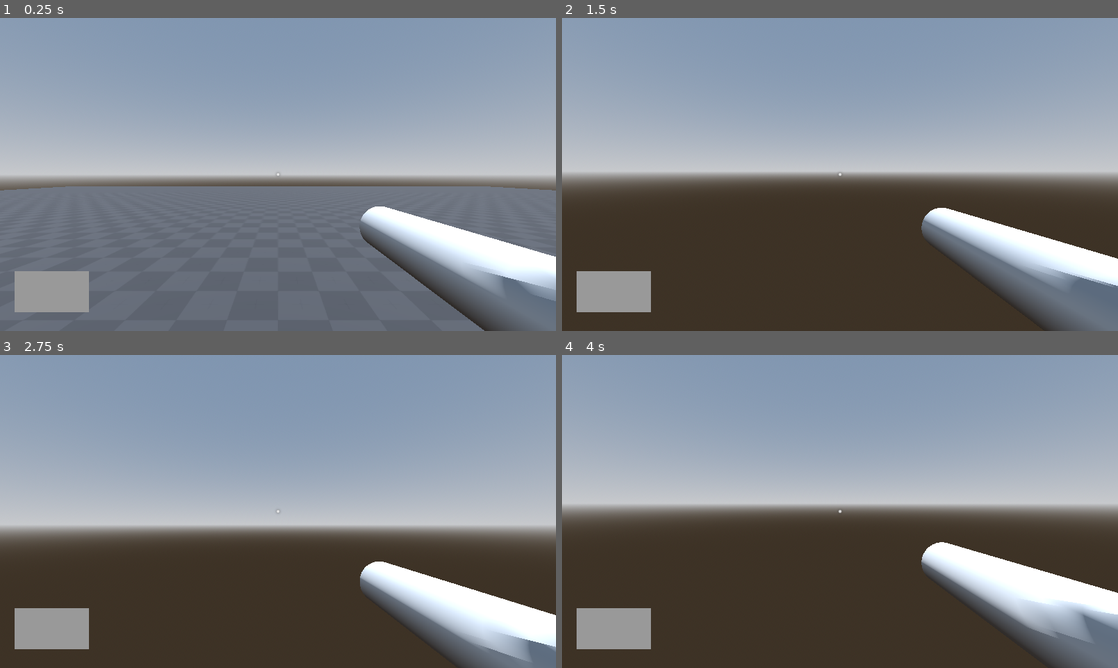
Above: before the commit, frames 1-4 (two rows, left to right).
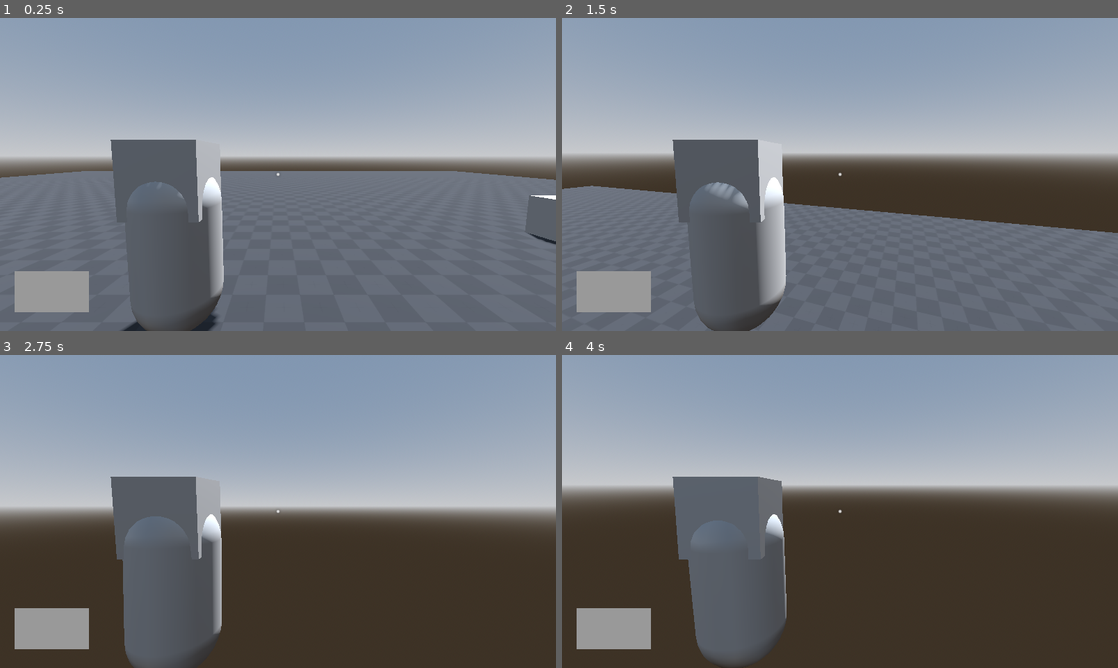
Above: after the commit, the same moments.

Repository: piksalchaos/spadooshka
Game: Godot game, scene res://scenes/test_world.tscn
Two runs of this game, one before a commit and one after it. Both use one fixed random seed, a clock stepped at 60 frames per second and the inputs below.
Inputs (mouse positions are in pixels of both pictures, inside the frame that each line leads up to):
- Up to frame 1 (0.25 s): no input
- Up to frame 2 (1.5 s): move the mouse to (867, 174) at 0.52 s; hold W (forward) from 0.53 s (still down); tap Shift (dash) at 0.6 s; tap Space (jump) at 0.77, 1.07 s; tap E (interact) at 0.8, 1.35 s; move the mouse to (812, 174) at 1.27 s
- Up to frame 3 (2.75 s): keep holding W (forward); tap Space (jump) at 1.52, 1.55, 1.82 s; move the mouse to (289, 505) at 2.02 s; hold Space (jump) from 2.03 s (still down); tap Shift (dash) at 2.3 s
- Up to frame 4 (4 s): keep holding W (forward); move the mouse to (834, 517) at 2.77 s; release Space (jump) at 2.78 s; tap Shift (dash) at 2.85 s; tap Space (jump) at 3.02, 3.32 s; tap E (interact) at 3.05, 3.6 s; move the mouse to (878, 514) at 3.52 s; hold Space (jump) from 3.53 s (still down)

The runs differ from the first frame. In frame 1, 20% of the frame differs, in the area x 0-100%, y 38-100%; in frame 2, 45%; in frame 3, 25%; in frame 4, 26%.

Commit message:
3rd person camera

Diff:
--- a/scenes/player.gd
+++ b/scenes/player.gd
@@ -1,8 +1,9 @@
 class_name Player extends CharacterBody3D
 
-@onready var camera: Camera3D = $Camera
+@onready var head: Node3D = $Head
+@onready var camera: Camera3D = $Head/Camera
 @onready var animation_player: AnimationPlayer = $AnimationPlayer
-@onready var interact_cast: RayCast3D = $Camera/InteractCast
+@onready var interact_cast: RayCast3D = $Head/Camera/InteractCast
 @onready var speed_boost_timer: Timer = $SpeedBoostTimer
 @onready var dash_timer: Timer = $DashTimer
 @onready var dash_cooldown_timer: Timer = $DashCooldownTimer
@@ -34,17 +35,17 @@
 func _unhandled_input(event: InputEvent) -> void:
 	if event is InputEventMouseMotion:
 		rotate_y(-event.relative.x * MOUSE_SENSITIVITY)
-		camera.rotate_x(-event.relative.y * MOUSE_SENSITIVITY)
-		camera.rotation.x = clamp(camera.rotation.x, -PI/2, PI/2)
+		head.rotate_x(-event.relative.y * MOUSE_SENSITIVITY)
+		head.rotation_degrees.x = clamp(head.rotation_degrees.x, -60, 60)
+
+	if event.is_action_pressed("jump"):
+		jump()
 
 	if event.is_action_pressed("shoot"):
 		play_shoot_effects()
 
 	if event.is_action_pressed("use_item") and items.size() > 0:
 		call(items[selected_item_slot].player_function_name)
-
-	if event.is_action_pressed("jump"):
-		jump()
 
 	if items.size() > 0:
 		if event.is_action_pressed("item_slot_right"):
@@ -74,21 +75,16 @@
 
 	if not is_dashing:
 		if direction:
-			velocity.x = lerp(velocity.x, direction.x * 100, ACCELERATION * delta)
-			velocity.z =  lerp(velocity.z, direction.z * 100, ACCELERATION * delta)
+			velocity.x = lerp(velocity.x, direction.x * speed, ACCELERATION * delta)
+			velocity.z =  lerp(velocity.z, direction.z * speed, ACCELERATION * delta)
 		else:
 			velocity.x = lerp(velocity.x, 0.0, FRICTION * delta)
 			velocity.z = lerp(velocity.z, 0.0, FRICTION * delta)
 
-	# press dash
-	if Input.is_action_just_pressed("dash"):
-		if can_dash:
-			is_dashing = true
-			var dash_direction := camera.global_transform.basis.z * -1
-			velocity = dash_direction * DASH_SPEED
-			dash_timer.start()
-			can_dash = false
+	if Input.is_action_just_pressed("dash") and can_dash:
+		dash()
 
+	# animation
 	if animation_player.current_animation == "shoot":
 		pass
 	elif input_dir != Vector2.ZERO and is_on_floor():
@@ -114,6 +110,12 @@
 		dir.y = WALL_JUMP_Y_DIRECTION
 		velocity = dir * WALL_JUMP_VELOCITY
 
+func dash():
+	is_dashing = true
+	var dash_direction := camera.global_transform.basis.z * -1
+	velocity = dash_direction * DASH_SPEED
+	dash_timer.start()
+	can_dash = false
 
 func _on_speed_boost_timer_timeout() -> void:
 	is_speed_boosted = false
--- a/scenes/player.tscn
+++ b/scenes/player.tscn
@@ -7,7 +7,7 @@
 tracks/0/type = "value"
 tracks/0/imported = false
 tracks/0/enabled = true
-tracks/0/path = NodePath("Camera/Gun:position")
+tracks/0/path = NodePath("Head/Camera/Gun:position")
 tracks/0/interp = 1
 tracks/0/loop_wrap = true
 tracks/0/keys = {
@@ -19,7 +19,7 @@
 tracks/1/type = "value"
 tracks/1/imported = false
 tracks/1/enabled = true
-tracks/1/path = NodePath("Camera/Gun:rotation")
+tracks/1/path = NodePath("Head/Camera/Gun:rotation")
 tracks/1/interp = 1
 tracks/1/loop_wrap = true
 tracks/1/keys = {
@@ -36,7 +36,7 @@
 tracks/0/type = "value"
 tracks/0/imported = false
 tracks/0/enabled = true
-tracks/0/path = NodePath("Camera/Gun:position")
+tracks/0/path = NodePath("Head/Camera/Gun:position")
 tracks/0/interp = 1
 tracks/0/loop_wrap = true
 tracks/0/keys = {
@@ -48,7 +48,7 @@
 tracks/1/type = "value"
 tracks/1/imported = false
 tracks/1/enabled = true
-tracks/1/path = NodePath("Camera/Gun:rotation")
+tracks/1/path = NodePath("Head/Camera/Gun:rotation")
 tracks/1/interp = 1
 tracks/1/loop_wrap = true
 tracks/1/keys = {
@@ -65,7 +65,7 @@
 tracks/0/type = "value"
 tracks/0/imported = false
 tracks/0/enabled = true
-tracks/0/path = NodePath("Camera/Gun:position")
+tracks/0/path = NodePath("Head/Camera/Gun:position")
 tracks/0/interp = 1
 tracks/0/loop_wrap = true
 tracks/0/keys = {
@@ -82,7 +82,7 @@
 tracks/0/type = "value"
 tracks/0/imported = false
 tracks/0/enabled = true
-tracks/0/path = NodePath("Camera/Gun:position")
+tracks/0/path = NodePath("Head/Camera/Gun:position")
 tracks/0/interp = 1
 tracks/0/loop_wrap = true
 tracks/0/keys = {
@@ -94,7 +94,7 @@
 tracks/1/type = "value"
 tracks/1/imported = false
 tracks/1/enabled = true
-tracks/1/path = NodePath("Camera/Gun:rotation")
+tracks/1/path = NodePath("Head/Camera/Gun:rotation")
 tracks/1/interp = 1
 tracks/1/loop_wrap = true
 tracks/1/keys = {
@@ -115,6 +115,9 @@
 [sub_resource type="CapsuleMesh" id="CapsuleMesh_wu3n4"]
 
 [sub_resource type="CapsuleShape3D" id="CapsuleShape3D_dqyto"]
+
+[sub_resource type="BoxMesh" id="BoxMesh_4d8mm"]
+size = Vector3(0.8, 0.8, 0.8)
 
 [sub_resource type="CylinderMesh" id="CylinderMesh_5mvrd"]
 top_radius = 0.1
@@ -139,15 +142,22 @@
 transform = Transform3D(1, 0, 0, 0, 1, 0, 0, 0, 1, 0, 1, 0)
 shape = SubResource("CapsuleShape3D_dqyto")
 
-[node name="Camera" type="Camera3D" parent="."]
-transform = Transform3D(1, 0, 0, 0, 1, 0, 0, 0, 1, 0, 1.42768, 0)
+[node name="Head" type="Node3D" parent="."]
+transform = Transform3D(1, 0, 0, 0, 1, 0, 0, 0, 1, 0, 1.79693, 0)
 
-[node name="Gun" type="MeshInstance3D" parent="Camera"]
+[node name="MeshInstance3D" type="MeshInstance3D" parent="Head"]
+mesh = SubResource("BoxMesh_4d8mm")
+
+[node name="Camera" type="Camera3D" parent="Head"]
+transform = Transform3D(1, 0, 0, 0, 0.995872, 0.0907716, 0, -0.0907716, 0.995872, 1.17517, 0.246663, 2.34104)
+
+[node name="Gun" type="MeshInstance3D" parent="Head/Camera"]
 transform = Transform3D(1, 0, 0, 0, -3.61999e-06, -1, 0, 1, -3.61999e-06, 0.5, -0.25, -0.5)
+visible = false
 mesh = SubResource("CylinderMesh_5mvrd")
-skeleton = NodePath("../..")
+skeleton = NodePath("../../..")
 
-[node name="InteractCast" type="RayCast3D" parent="Camera"]
+[node name="InteractCast" type="RayCast3D" parent="Head/Camera"]
 target_position = Vector3(0, 0, -5)
 
 [node name="SpeedBoostTimer" type="Timer" parent="."]
Not shown, added: addons/anthonyec.camera_preview/GuiResizerTopLeft.svg
Not shown, added: addons/anthonyec.camera_preview/GuiResizerTopLeft.svg.import
Not shown, added: addons/anthonyec.camera_preview/GuiResizerTopRight.svg
Not shown, added: addons/anthonyec.camera_preview/GuiResizerTopRight.svg.import
Not shown, added: addons/anthonyec.camera_preview/Pin.svg
Not shown, added: addons/anthonyec.camera_preview/Pin.svg.import
Not shown, added: addons/anthonyec.camera_preview/plugin.cfg
Not shown, added: addons/anthonyec.camera_preview/plugin.gd
Not shown, added: addons/anthonyec.camera_preview/preview.gd
Not shown, added: addons/anthonyec.camera_preview/preview.tscn
Not shown: 1 places in scenes/player.tscn that only renumber resources
